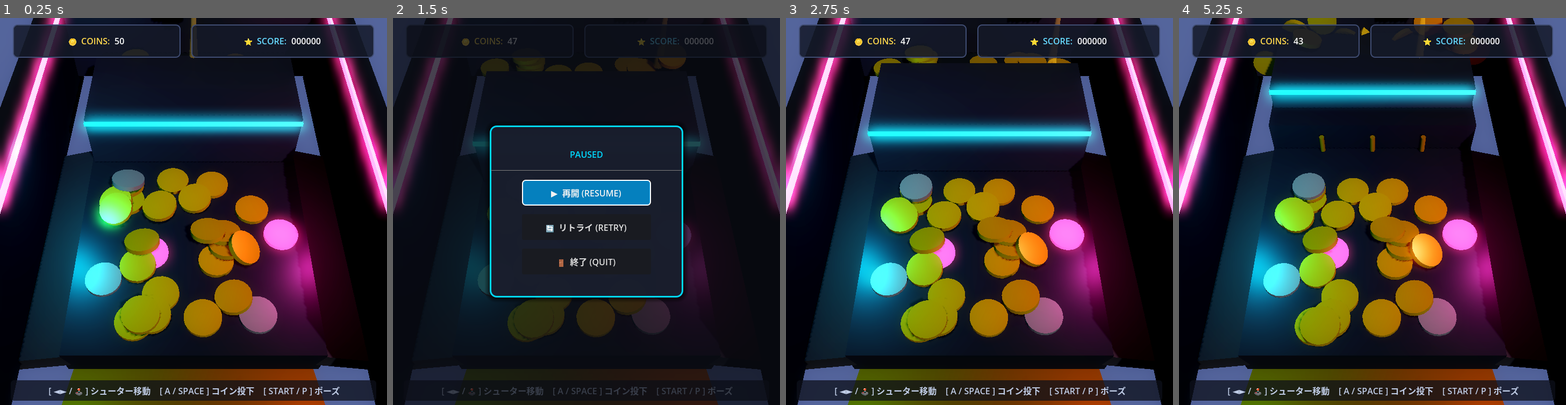
Above: before the commit, frames 1-4 (left to right).
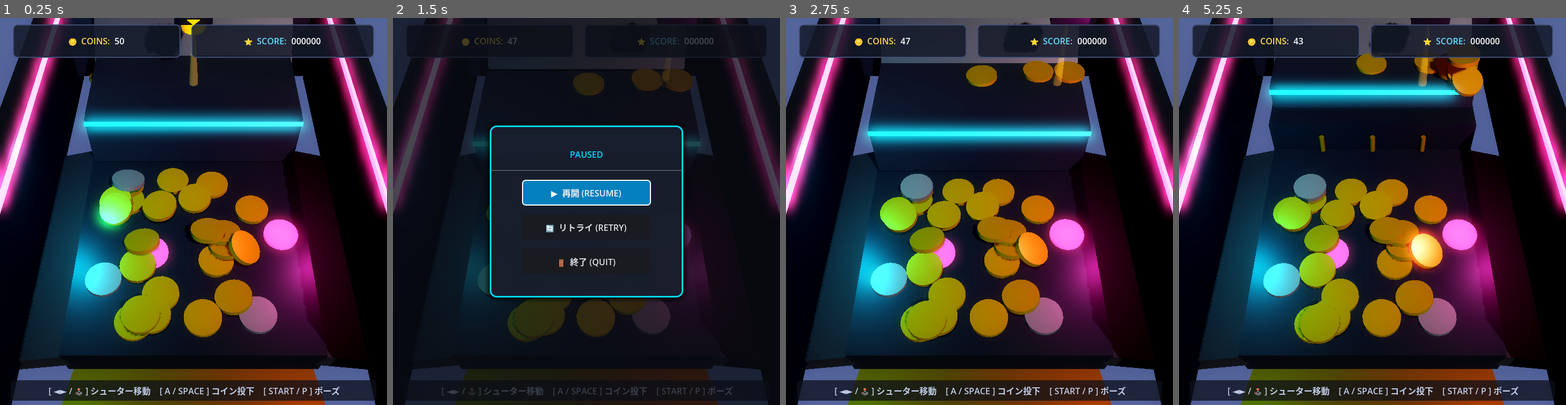
Above: after the commit, the same moments.

Repository: u1e2k/chalinchalin
Game: Godot game, scene res://scenes/Main.tscn
The game is run twice, just before and just after one commit, with the same random seed, the same clock (stepped at 60 frames per second) and the same inputs.
Inputs:
- Up to frame 1 (0.25 s): no input
- Up to frame 2 (1.5 s): hold Right (move_right) 0.53-1.28 s; hold Space (action_accept) 0.53-1.28 s; hold Left (move_left) from 1.28 s (still down); tap P (btn_start) at 1.35 s
- Up to frame 3 (2.75 s): release Left (move_left) at 2 s; click "▶ 再開 (RESUME)" at 2 s
- Up to frame 4 (5.25 s): hold Space (action_accept) 2.78-3.53 s; hold Right (move_right) 2.78-4.25 s; tap P (btn_start) at 3.6 s; click "▶ 再開 (RESUME)" at 4.25 s; hold Left (move_left) from 5.03 s (still down); hold Space (action_accept) from 5.03 s (still down)

The runs differ from the first frame. In frame 1, 1.2% of the frame differs, in the area x 22-76%, y 0-18%; in frame 2, 2.5%; in frame 3, 3.6%; in frame 4, 5.1%, in the area x 19-80%, y 0-85%.

Commit message:
feat: initialize game scene structure with main environment and stage geometry

Diff:
--- a/project.godot
+++ b/project.godot
@@ -11,6 +11,7 @@
 config/version="1.0.0"
 run/main_scene="res://scenes/Main.tscn"
 config/features=PackedStringArray("4.7", "Forward Plus")
+config/icon="res://icon.png"
 
 [display]
 
--- a/scenes/Main.tscn
+++ b/scenes/Main.tscn
@@ -65,7 +65,7 @@
 transform = Transform3D(1, 0, 0, 0, 1, 0, 0, 0, 1, 0, 0, -1.8)
 
 [node name="CoinShooter" parent="." instance=ExtResource("4_shooter")]
-transform = Transform3D(1, 0, 0, 0, 1, 0, 0, 0, 1, 0, 2.1, -2.6)
+transform = Transform3D(1, 0, 0, 0, 1, 0, 0, 0, 1, 0, 2.1, -1.9)
 
 [node name="CoinContainer" type="Node3D" parent="."]
 
--- a/scenes/Stage.tscn
+++ b/scenes/Stage.tscn
@@ -31,6 +31,12 @@
 albedo_color = Color(0.08, 0.09, 0.14, 1)
 metallic = 0.5
 roughness = 0.5
+
+[sub_resource type="BoxShape3D" id="BoxShape3D_back_slope"]
+size = Vector3(3.2, 0.2, 1.2)
+
+[sub_resource type="BoxMesh" id="BoxMesh_back_slope"]
+size = Vector3(3.2, 0.2, 1.2)
 
 [sub_resource type="BoxShape3D" id="BoxShape3D_side_wall"]
 size = Vector3(0.3, 1.8, 6.4)
@@ -120,6 +126,15 @@
 mesh = SubResource("BoxMesh_back_wall")
 surface_material_override/0 = SubResource("StandardMaterial3D_back_wall")
 
+[node name="BackSlopeCollision" type="CollisionShape3D" parent="."]
+transform = Transform3D(1, 0, 0, 0, 0.707107, -0.707107, 0, 0.707107, 0.707107, 0, 1.1, -2.95)
+shape = SubResource("BoxShape3D_back_slope")
+
+[node name="BackSlopeMesh" type="MeshInstance3D" parent="."]
+transform = Transform3D(1, 0, 0, 0, 0.707107, -0.707107, 0, 0.707107, 0.707107, 0, 1.1, -2.95)
+mesh = SubResource("BoxMesh_back_slope")
+surface_material_override/0 = SubResource("StandardMaterial3D_back_wall")
+
 [node name="LeftWallCollision" type="CollisionShape3D" parent="."]
 transform = Transform3D(1, 0, 0, 0, 1, 0, 0, 0, 1, -2.3, 0.6, -0.4)
 shape = SubResource("BoxShape3D_side_wall")
Not shown, changed: export_presets.cfg
Binary file added: icon.png
Not shown: 1 places in scenes/Stage.tscn that only renumber resources
Binary file added: screenshots/rg_rotate_gameplay.png
Not shown, changed: README.md
